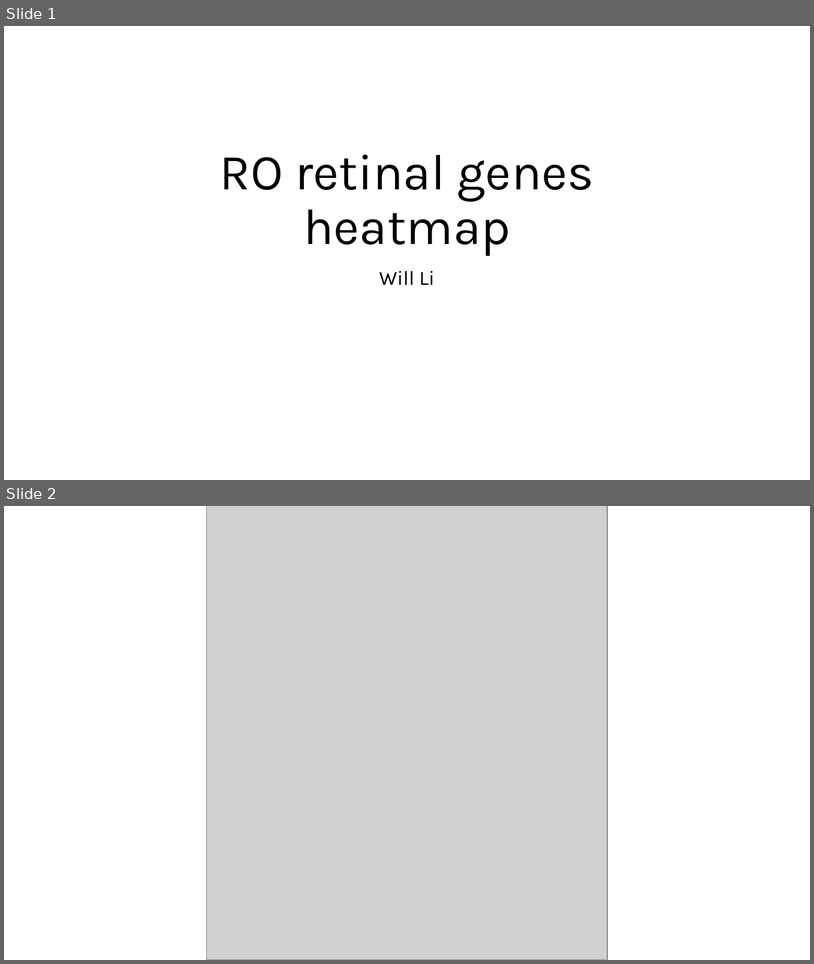
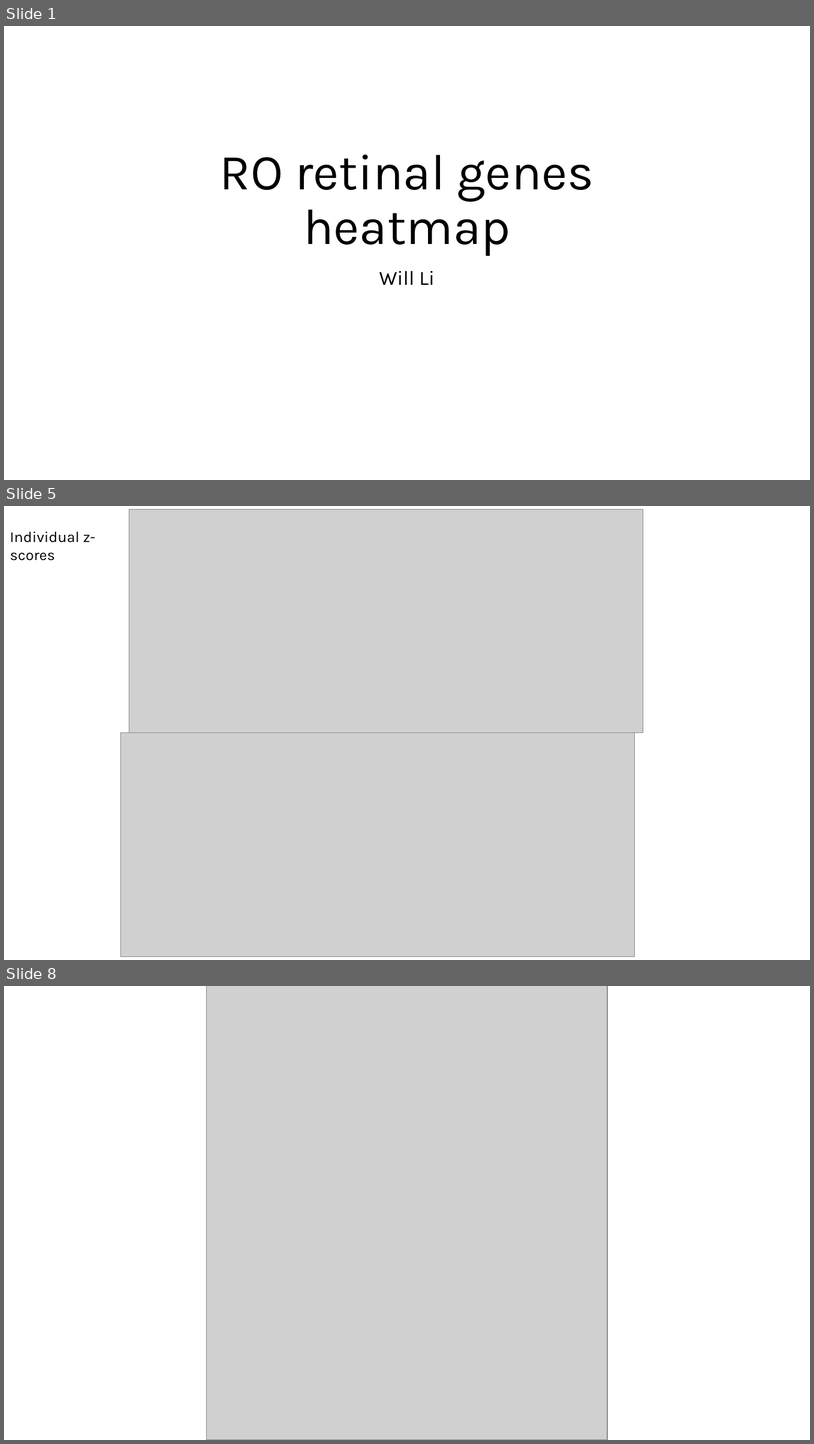
Before and after one commit to lilchromozome/RO, a slide deck: RO retinal gene heatmap.pptx. Shown one above the other, each under a label of ours: slides 1 and 2 before the commit, slides 1, 5 and 8 after it; the slides between them are not shown. The pictures are 814x964 and 814x1444 pixels, drawn with LibreOffice and Linux fonts; fonts in the diff are those of the drawing; grey boxes stand for pictures. Boxes give left, top, right and bottom in pixels: in the first picture for what was removed or moved away, otherwise in the second. Text is boxed around its words. In the diff, an @@ line names an element or a change of style, - is before the commit and + after.

```diff
--- a/RO retinal gene heatmap.pptx
+++ b/RO retinal gene heatmap.pptx
@@ slide 5 added at bbox=[4, 506, 810, 960], background #FFFFFF @@
@@ picture added at bbox=[129, 509, 644, 733] @@
@@ text added at bbox=[10, 531, 96, 561], 18 pt, text #000000 @@
+Individual z-scores
@@ picture added at bbox=[121, 733, 635, 957] @@
@@ what was slide 2 is now slide 8 @@
```
Also in this commit, not shown: 2 slides changed, 4 other slides added, 29 other files.
